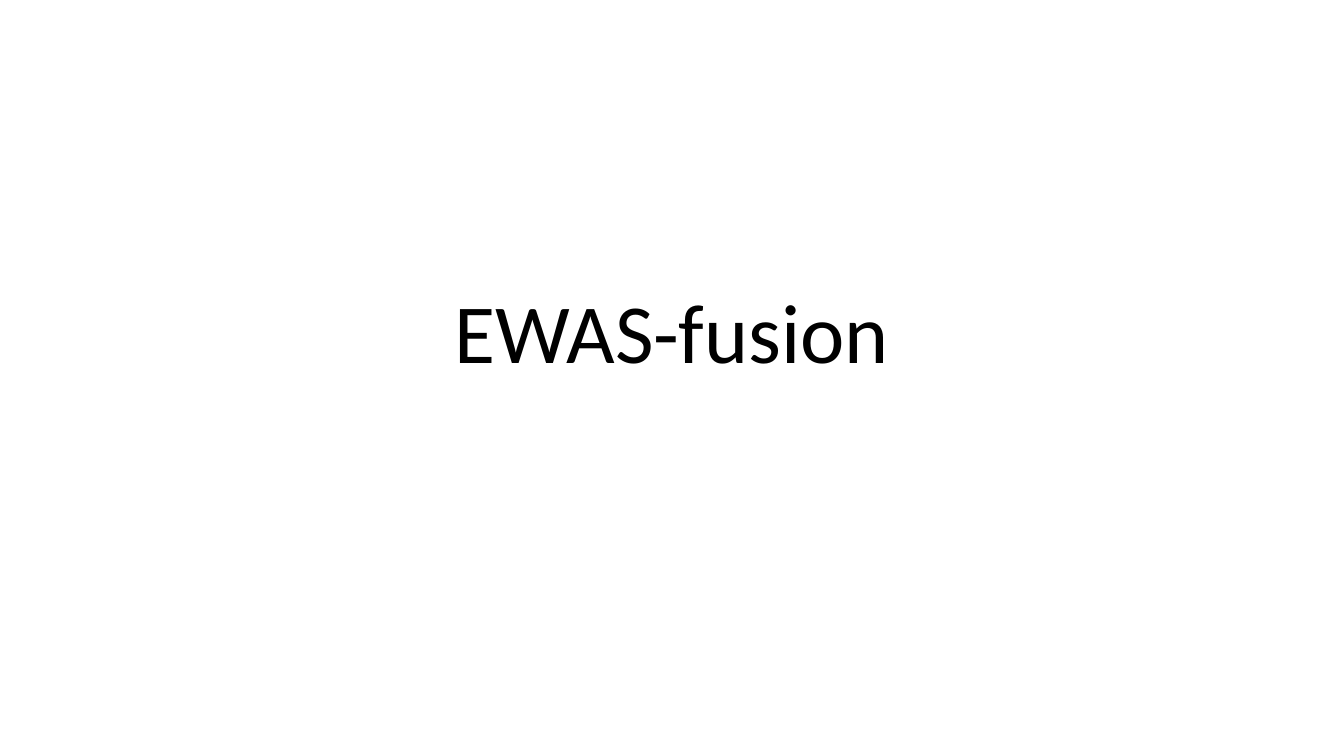
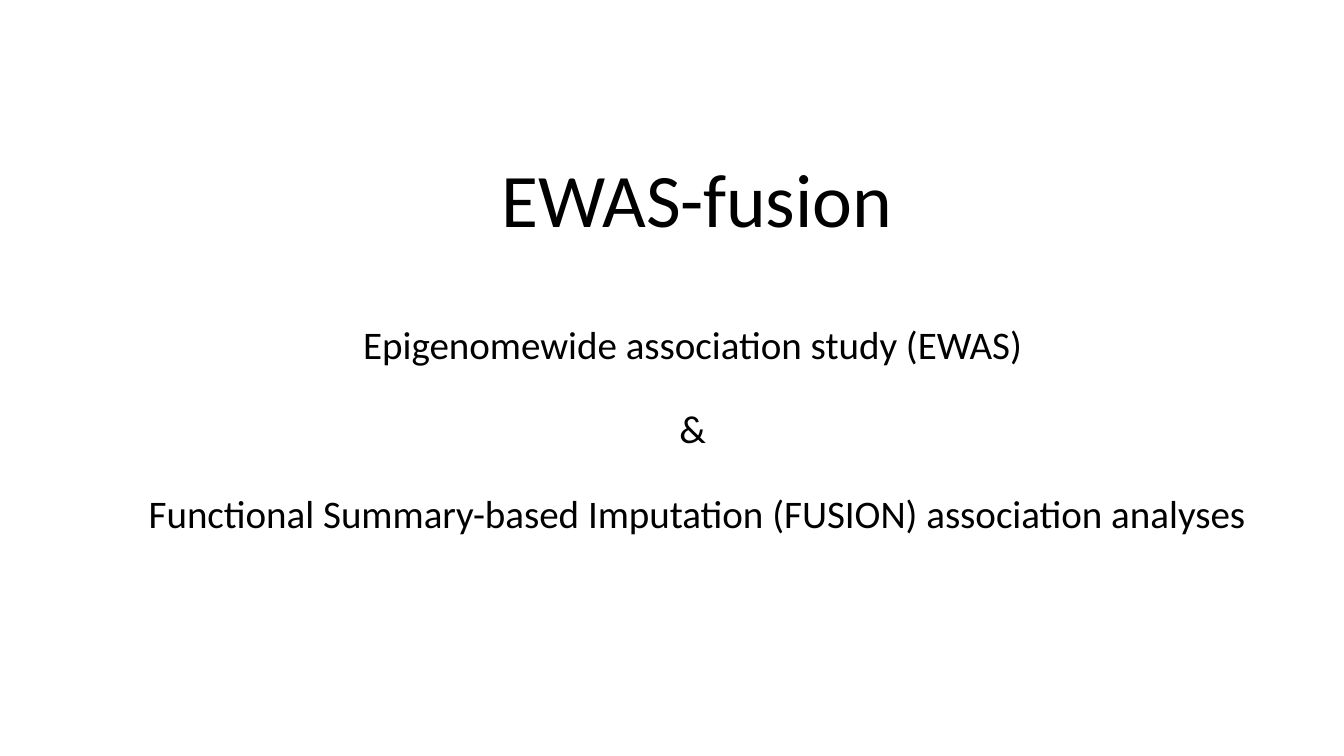
Before and after one commit to jinghuazhao/EWAS-fusion, a slide deck: slide 1 of README.pptx. Drawn at 1344x756 pixels with LibreOffice and Linux fonts; fonts in the diff are those of the drawing. Boxes give left, top, right and bottom in pixels: in the first picture for what was removed or moved away, otherwise in the second. Text is boxed around its words. In the diff, an @@ line names an element or a change of style, - is before the commit and + after.

Commit message:
README

```diff
--- a/README.pptx
+++ b/README.pptx
@@ title at [149,175,1245,535]: text changed; size 60 to 27.9 pt @@
-EWAS-fusion
+EWAS-fusion
+Epigenomewide association study (EWAS)
+&
+Functional Summary-based Imputation (FUSION) association analyses
```
